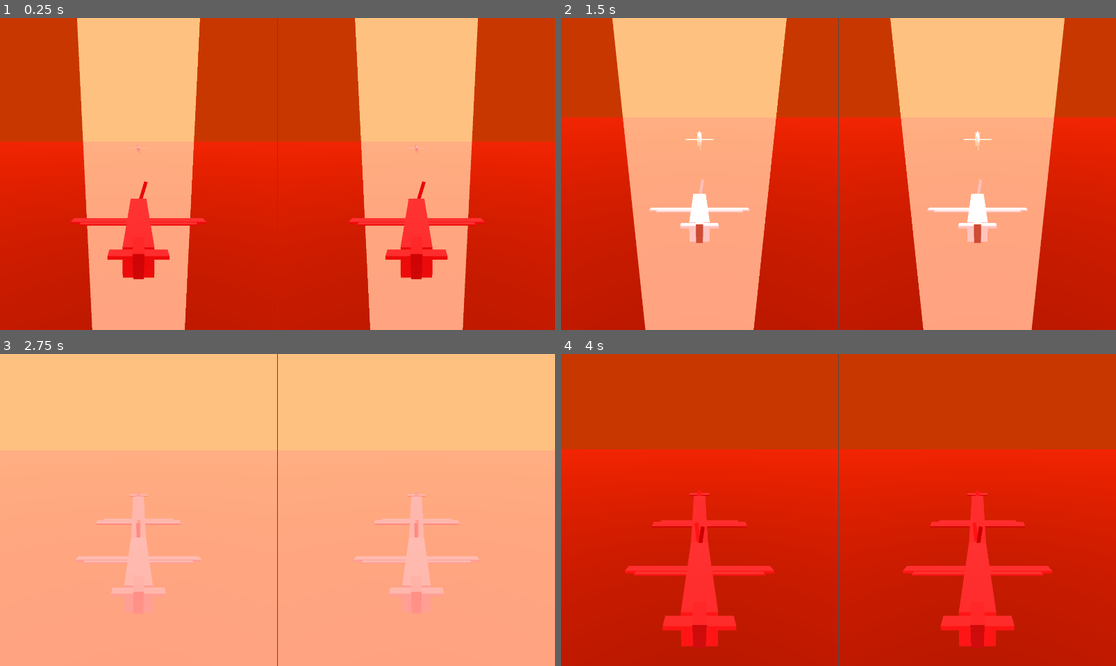
Above: before the commit, frames 1-4 (two rows, left to right).
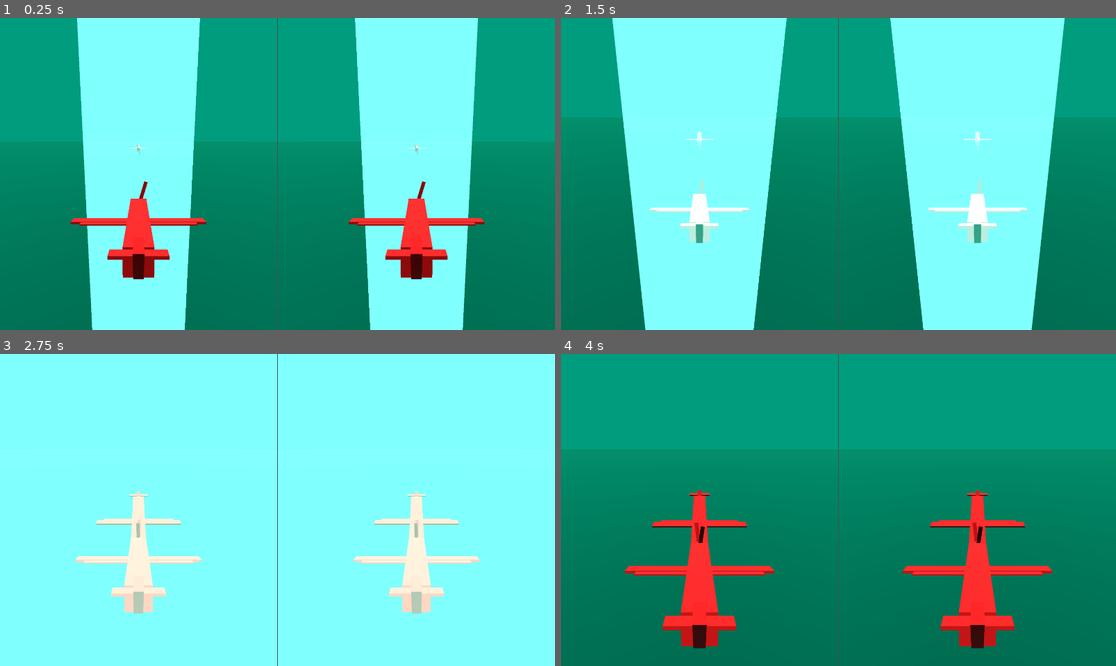
Above: after the commit, the same moments.

Repository: proximadams/Paper-Pilots
Game: Godot game, scene res://scenes/level.tscn
Same seed, same stepped clock (60 frames per second), same inputs: the game is played once before the commit and once after it.
Inputs:
- Up to frame 1 (0.25 s): no input
- Up to frame 2 (1.5 s): no input
- Up to frame 3 (2.75 s): no input
- Up to frame 4 (4 s): no input

The runs differ from the first frame. In frame 1, 97% of the frame differs, in the area x 0-100%, y 0-100%; in frame 2, 99%; in frame 3, 100%; in frame 4, 95%.

Commit message:
can detect whether player is hitable

Diff:
--- a/scenes/level.tscn
+++ b/scenes/level.tscn
@@ -5,7 +5,7 @@
 
 [sub_resource type="Environment" id="Environment_2q6dc"]
 background_mode = 1
-background_color = Color(0.786676, 0.215059, 0, 1)
+background_color = Color(0, 0.612687, 0.494344, 1)
 fog_mode = 1
 fog_light_energy = 0.0
 fog_density = 1.0
@@ -16,7 +16,7 @@
 height = 0.001
 
 [sub_resource type="ORMMaterial3D" id="ORMMaterial3D_2q6dc"]
-albedo_color = Color(0.956129, 0.144655, 1.54018e-06, 1)
+albedo_color = Color(0, 0.563549, 0.421103, 1)
 
 [sub_resource type="StandardMaterial3D" id="StandardMaterial3D_w7c3h"]
 blend_mode = 1
